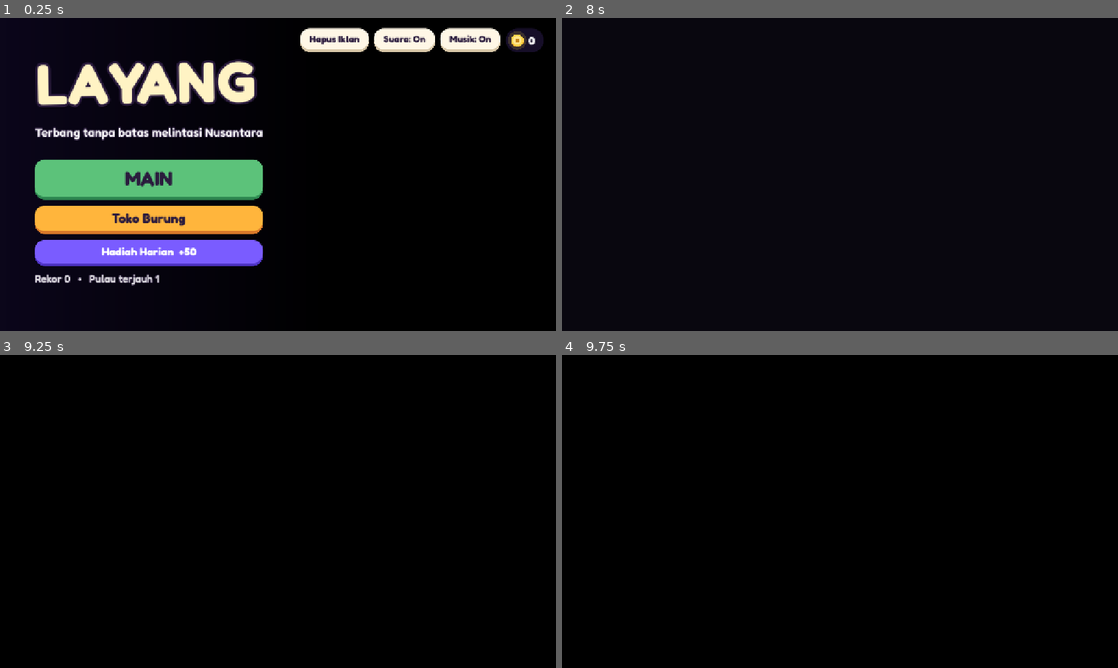
Above: before the commit, frames 1-4 (two rows, left to right).
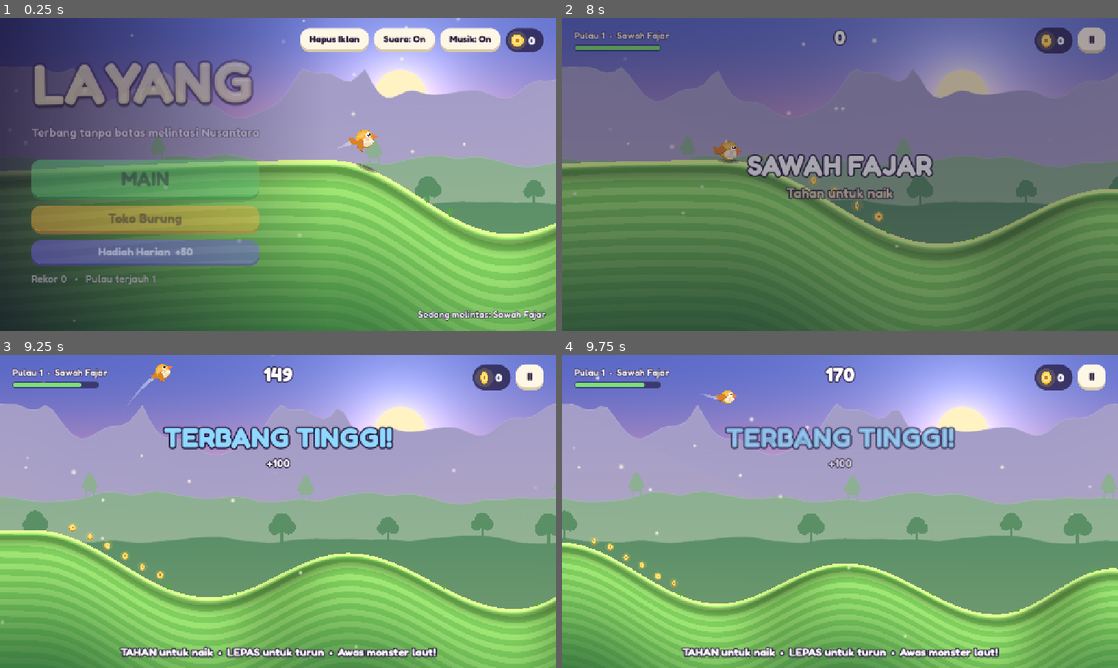
Above: after the commit, the same moments.

Repository: lutfidev/layang
Game: Godot game, scene res://scenes/main_menu.tscn
The game is run twice, just before and just after one commit, with the same random seed, the same clock (stepped at 60 frames per second) and the same inputs.
Inputs (mouse positions are in pixels of both pictures, inside the frame that each line leads up to):
- Up to frame 1 (0.25 s): no input
- Up to frame 2 (8 s): move the mouse to (962, 158) at 0.52 s; hold Up 0.53-1.28 s; hold Space (fly) 0.53-1.28 s; click (962, 158) at 0.67 s; move the mouse to (728, 190) at 1.27 s; tap Space (fly) every 1.5 s from 1.35 to 7.35 s; move the mouse to (895, 105) at 2.02 s; hold Space (fly) 2.03-2.78 s; hold Up 2.03-3.53 s; move the mouse to (812, 237) at 2.77 s; click (812, 237) at 2.92 s; move the mouse to (1006, 221) at 3.52 s; hold Space (fly) 3.53-4.28 s; move the mouse to (673, 127) at 4.27 s; move the mouse to (867, 174) at 5.02 s; hold Space (fly) 5.03-5.78 s; click (867, 174) at 5.17 s; move the mouse to (756, 96) at 5.77 s; hold Up from 5.78 s (still down); move the mouse to (962, 158) at 6.52 s; hold Space (fly) 6.53-7.28 s; move the mouse to (728, 190) at 7.27 s; click (728, 190) at 7.42 s
- Up to frame 3 (9.25 s): move the mouse to (333, 442) at 8.02 s; release Up at 8.03 s; hold Space (fly) 8.03-8.78 s; move the mouse to (250, 574) at 8.77 s; tap Space (fly) at 8.85 s
- Up to frame 4 (9.75 s): move the mouse to (1006, 558) at 9.52 s; hold Up from 9.53 s (still down); hold Space (fly) from 9.53 s (still down); click (1006, 558) at 9.67 s

The runs differ from the first frame. In frame 1, 97% of the frame differs, in the area x 0-100%, y 0-100%; in frame 2, 100%; in frame 3, 100%; in frame 4, 100%.
Error before the commit: Parse Error: Static function "wave_wall()" not found in base "Art". (res://scripts/world/wave.gd:130)

Commit message:
feat(world): 3D look for the curling wave

Diff:
--- a/scripts/world/art.gd
+++ b/scripts/world/art.gd
@@ -253,30 +253,6 @@
 		ellipse(ci, c, rx * k, ry * k, Color(0.05, 0.02, 0.12, alpha * 0.4), rot)
 
 
-## Launch lip marking: a bright band along the ground surface plus three pulsing chevrons
-## pointing up the ramp, so players read it as "touch here to be flung up".
-static func launch_ramp(ci: CanvasItem, surface: PackedVector2Array, col: Color, edge: Color, t: float) -> void:
-	if surface.size() < 2:
-		return
-	var band := PackedVector2Array(surface)
-	for i in range(surface.size() - 1, -1, -1):
-		band.append(surface[i] + Vector2(0, 26))
-	ci.draw_colored_polygon(band, col)
-	ci.draw_polyline(surface, edge, 4.0, true)
-	var n := surface.size()
-	for k in 3:
-		var u := fmod(t * 0.9 + k / 3.0, 1.0)
-		var i := clampi(int(u * (n - 1)), 0, n - 2)
-		var dir := (surface[i + 1] - surface[i]).normalized().rotated(-0.15)
-		var nrm := dir.orthogonal()
-		var a := sin(u * PI)
-		var tip := surface[i] + Vector2(0, -46) + dir * 30.0
-		var back := tip - dir * 50.0
-		# filled arrow head pointing up the ramp
-		var c := Color(1, 1, 1, 0.95 * a)
-		ci.draw_colored_polygon(PackedVector2Array([tip, back - nrm * 13.0, back + nrm * 13.0]), c)
-
-
 ## Bubbling foam on a bay's surface: the warning before a wave. `density` 0..1 grows as it nears.
 static func foam(ci: CanvasItem, x0: float, x1: float, y: float, density: float, t: float) -> void:
 	var n := int(6 + 18 * density)
@@ -290,43 +266,171 @@
 	ci.draw_line(Vector2(x0, y + 1.0), Vector2(x1, y + 1.0), Color(1, 1, 1, 0.5 + 0.4 * density), 5.0)
 
 
-## A standing beach wave: a rounded teal wall around `mid` whose foamy crest curls to the left
-## (towards the oncoming bird), plus a soft shadow at its foot.
-static func wave(ci: CanvasItem, mid: float, half_w: float, water_y: float, h: float, water: Color, foam_col: Color, t: float) -> void:
-	shadow(ci, Vector2(mid, water_y + 6.0), half_w * 1.6, 12.0, 0.35)
-	var top := water_y - h
-	var wob := sin(t * 3.0) * 4.0
-	# body: long gentle back slope on the right, steep curling face on the left
-	var pts := PackedVector2Array()
-	for i in 17:
-		var u := float(i) / 16.0                       # 0 = right foot, 1 = crest
-		var x := lerpf(mid + half_w * 2.2, mid + half_w * 0.1, u)
-		var y := lerpf(water_y + 4.0, top, 1.0 - pow(1.0 - u, 2.2)) + sin(t * 4.0 + u * 7.0) * 2.0
-		pts.append(Vector2(x, y))
-	# the curl: crest -> overhanging tip -> back under -> left foot (simple, non-crossing outline)
-	pts.append(Vector2(mid - half_w * 0.9, top + h * 0.25 + wob))
-	pts.append(Vector2(mid - half_w * 0.55, top + h * 0.42))
-	pts.append(Vector2(mid - half_w * 0.85, water_y + 4.0))
-	ci.draw_colored_polygon(pts, water)
-	# darker hollow under the curl
-	ci.draw_colored_polygon(PackedVector2Array([
-		Vector2(mid - half_w * 0.55, top + h * 0.42), Vector2(mid + half_w * 0.1, top + h * 0.3),
-		Vector2(mid + half_w * 0.5, water_y + 4.0), Vector2(mid - half_w * 0.85, water_y + 4.0)]), water.darkened(0.22))
-	var cc := Vector2(mid - half_w * 0.35, top + h * 0.12 + wob * 0.5)
-	var cr := h * 0.13
-	# lighter stripe on the back
-	for i in 3:
-		var y := lerpf(top + h * 0.3, water_y - 10.0, float(i) / 3.0)
-		ci.draw_line(Vector2(mid + half_w * (0.4 + i * 0.4), y), Vector2(mid + half_w * (0.9 + i * 0.45), y + 8.0), water.lightened(0.25), 4.0, true)
-	# foam along the crest and curl
-	for i in 11:
-		var ang := -PI * 0.1 - float(i) / 10.0 * PI
-		var p := cc + Vector2(cos(ang), sin(ang)) * Vector2(half_w * 0.6, cr)
-		ci.draw_circle(p, 12.0 - i * 0.5 + sin(t * 6.0 + i) * 1.5, foam_col)
-	ci.draw_circle(Vector2(mid - half_w * 0.9, top + h * 0.25 + wob), 8.0, foam_col)
-	for i in 6:
-		var u := fmod(t * 0.8 + i / 6.0, 1.0)
-		ci.draw_circle(Vector2(mid - half_w * 0.9 + u * half_w * 0.2, water_y - u * 30.0), 5.0 * (1.0 - u), Color(1, 1, 1, 0.8 * (1.0 - u)))
+## Left (face) edge of the curling wall at height y: straight above the tube mouth, then leaning
+## further out over the bird's side the higher it gets (the overhang under the curl).
+static func _wave_left(x0: float, y: float, crest_y: float, tube_top: float, over: float) -> float:
+	if y >= tube_top or crest_y >= tube_top - 1.0:
+		return x0
+	return x0 - over * pow((tube_top - y) / (tube_top - crest_y), 1.7)
+
+
+## Back edge of the wall: narrow at the crest, at x1 by the water (never past the hit column).
+static func _wave_right(x0: float, x1: float, y: float, crest_y: float, water_y: float) -> float:
+	var s := clampf((y - crest_y) / maxf(1.0, water_y - crest_y), 0.0, 1.0)
+	return lerpf(x1 - (x1 - x0) * 0.3, x1, sqrt(s))
+
+
+## Body colour at relative depth s (0 = crest, 1 = water line): bright and see-through at the top,
+## deep and dark at the foot, so the wall reads as a thick, round mass of water.
+static func _wave_col(s: float, water: Color, water_top: Color) -> Color:
+	if s < 0.3:
+		return water_top.lerp(Color.WHITE, 0.12).lerp(water.lightened(0.12), s / 0.3)
+	return water.lightened(0.12).lerp(water.darkened(0.42), (s - 0.3) / 0.7)
+
+
+## The giant curling beach wave, the part behind the bird: a fainter copy receding into the distance,
+## the graded wall with its overhanging face, the curl at the crest, highlights running up the face,
+## the dark tube under the curl (mouth rim on the left, light at the far end) and foam at its foot.
+static func wave_wall(ci: CanvasItem, x0: float, x1: float, water_y: float, crest_y: float, tube_top: float, water: Color, water_top: Color, t: float) -> void:
+	var h := water_y - crest_y
+	var over := minf(220.0, h * 0.12)
+	var formed := crest_y < tube_top - 40.0
+	var bands := 30
+	# depth: the same wall further away (up and to the right), paler, only above the tube's roof
+	if formed:
+		var off := Vector2(80.0, -70.0)
+		var far := water_top.lerp(Color(0.92, 0.97, 1.0), 0.45)
+		for k in bands:
+			var ya := lerpf(crest_y, tube_top, float(k) / bands)
+			var yb := lerpf(crest_y, tube_top, float(k + 1) / bands)
+			var pts := PackedVector2Array([
+				Vector2(_wave_left(x0, ya, crest_y, tube_top, over), ya) + off,
+				Vector2(_wave_right(x0, x1, ya, crest_y, water_y), ya) + off,
+				Vector2(_wave_right(x0, x1, yb, crest_y, water_y), yb) + off,
+				Vector2(_wave_left(x0, yb, crest_y, tube_top, over), yb) + off])
+			ci.draw_colored_polygon(pts, Color(far, 0.55 - 0.3 * float(k) / bands))
+	shadow(ci, Vector2((x0 + x1) * 0.5, water_y + 8.0), (x1 - x0) * 0.9, 14.0, 0.4)
+	# the wall, band by band with a vertical gradient
+	for k in bands:
+		var ya := lerpf(crest_y, water_y + 6.0, float(k) / bands)
+		var yb := lerpf(crest_y, water_y + 6.0, float(k + 1) / bands)
+		var ca := _wave_col(float(k) / bands, water, water_top)
+		var cb := _wave_col(float(k + 1) / bands, water, water_top)
+		ci.draw_polygon(PackedVector2Array([
+			Vector2(_wave_left(x0, ya, crest_y, tube_top, over), ya),
+			Vector2(_wave_right(x0, x1, ya, crest_y, water_y), ya),
+			Vector2(_wave_right(x0, x1, yb, crest_y, water_y), yb),
+			Vector2(_wave_left(x0, yb, crest_y, tube_top, over), yb)]),
+			PackedColorArray([ca, ca, cb, cb]))
+	# shading on the back: the wall is round, so its far side turns away from the light
+	for k in 4:
+		var y := lerpf(crest_y + h * 0.1, water_y - 20.0, float(k) / 4.0)
+		var xr := _wave_right(x0, x1, y, crest_y, water_y)
+		ci.draw_line(Vector2(xr - 10.0 - k * 2.0, y), Vector2(xr - 10.0 - k * 2.0, y + h * 0.2), Color(0, 0, 0.1, 0.06), 18.0)
+	# highlights that run up the face, following its lean
+	if formed:
+		for k in 6:
+			var u := fmod(t * 0.3 + k * 0.29, 1.0)
+			var yc := lerpf(tube_top - 30.0, crest_y + h * 0.12, u)
+			var line := PackedVector2Array()
+			for j in 9:
+				var y := yc - 70.0 + j * 17.5
+				if y > tube_top - 10.0 or y < crest_y + 20.0:
+					continue
+				line.append(Vector2(_wave_left(x0, y, crest_y, tube_top, over) + 14.0 + k * 19.0, y))
+			if line.size() >= 2:
+				ci.draw_polyline(line, Color(1, 1, 1, 0.3 * sin(PI * u)), 4.0, true)
+	# the curl at the crest: a solid hook of water with a hollow and a foam rim, hanging towards the bird
+	var r := clampf(h * 0.07, 16.0, 110.0)
+	var cc := Vector2(_wave_left(x0, crest_y, crest_y, tube_top, over) + r * 0.9, crest_y + r)
+	ellipse(ci, cc, r * 1.05, r, water_top.lerp(Color.WHITE, 0.1))
+	ellipse(ci, cc + Vector2(r * 0.15, r * 0.1), r * 0.55, r * 0.5, water.darkened(0.3))
+	for i in 14:
+		var a := -PI * 0.5 - float(i) / 13.0 * PI * 1.15
+		var p := cc + Vector2(cos(a), sin(a)) * r * 1.02
+		ci.draw_circle(p, r * (0.24 - i * 0.008) + sin(t * 6.0 + i) * 1.5, Color.WHITE)
+	# foam cap along the crest line
+	var xa := cc.x
+	var xb := _wave_right(x0, x1, crest_y, crest_y, water_y)
+	for i in 8:
+		var u := float(i) / 7.0
+		ci.draw_circle(Vector2(lerpf(xa, xb, u), crest_y + 4.0 + sin(t * 5.0 + i) * 2.0), r * 0.22 * (1.0 - u * 0.5), Color(1, 1, 1, 0.9))
+	# the tube under the curl
+	if formed:
+		var cy := (tube_top + water_y) * 0.5
+		var ry := (water_y - tube_top) * 0.5
+		var xm := (x0 + x1) * 0.5
+		var c_in := water.darkened(0.25)
+		var c_deep := water.darkened(0.55)
+		var c_end := water_top.lerp(Color.WHITE, 0.25)
+		ci.draw_polygon(PackedVector2Array([Vector2(x0, tube_top), Vector2(xm, tube_top), Vector2(xm, water_y), Vector2(x0, water_y)]),
+			PackedColorArray([c_in, c_deep, c_deep, c_in]))
+		ci.draw_polygon(PackedVector2Array([Vector2(xm, tube_top), Vector2(x1, tube_top), Vector2(x1, water_y), Vector2(xm, water_y)]),
+			PackedColorArray([c_deep, c_end, c_end, c_deep]))
+		# rings of spinning water inside the tube (they make it read as a cylinder)
+		for k in 6:
+			var u := fmod(float(k) / 6.0 - t * 0.55 + 10.0, 1.0)
+			var x := lerpf(x0 + 8.0, x1 - 8.0, u)
+			var arc := PackedVector2Array()
+			for j in 13:
+				var a := -PI * 0.5 + float(j) / 12.0 * PI
+				arc.append(Vector2(x + cos(a) * 16.0, cy + sin(a) * ry * 0.94))
+			ci.draw_polyline(arc, Color(water_top, 0.22 * sin(PI * u)), 5.0, true)
+		# light at the far end of the tube
+		ellipse(ci, Vector2(x1, cy), 26.0, ry * 0.86, Color(1, 1, 1, 0.22))
+		ellipse(ci, Vector2(x1, cy), 14.0, ry * 0.6, Color(1, 1, 1, 0.25))
+		# the mouth's rim on the bird's side
+		var rim := PackedVector2Array()
+		for j in 17:
+			var a := PI * 0.5 + float(j) / 16.0 * PI
+			rim.append(Vector2(x0 + 6.0 + cos(a) * 26.0, cy + sin(a) * ry))
+		ci.draw_polyline(rim, Color(water_top.lerp(Color.WHITE, 0.4), 0.85), 8.0, true)
+	# churning foam at the wall's foot
+	for i in 12:
+		var u := float(i) / 11.0
+		var x := lerpf(x0 - 30.0, x1 + 20.0, u) + sin(t * 2.5 + i * 1.3) * 6.0
+		ci.draw_circle(Vector2(x, water_y - 2.0 + sin(t * 4.0 + i) * 3.0), 10.0 + 4.0 * sin(t * 3.0 + i * 2.0), Color(1, 1, 1, 0.85))
+
+
+## The part of the curling wave in front of the bird: the thick foamy lip rolling along the tube's
+## roof (its lower edge is the deadly line), a faint glaze of water over the tube so the bird looks
+## inside it, drops falling off the lip at the mouth and spray spitting out of the far end.
+static func wave_lip(ci: CanvasItem, x0: float, x1: float, water_y: float, crest_y: float, tube_top: float, water: Color, water_top: Color, t: float) -> void:
+	if crest_y >= tube_top - 40.0:
+		return
+	var ry := (water_y - tube_top) * 0.5
+	var cy := tube_top + ry
+	ci.draw_rect(Rect2(x0, tube_top, x1 - x0, water_y - tube_top), Color(water_top, 0.1))
+	# the lip: a rolled band, bright on top, foam along its lower edge
+	var top := PackedVector2Array()
+	var bot := PackedVector2Array()
+	var n := 14
+	for i in n + 1:
+		var x := lerpf(x0 - 34.0, x1 + 8.0, float(i) / n)
+		top.append(Vector2(x, tube_top - 48.0 + sin(t * 3.0 + i * 0.8) * 3.0))
+		bot.append(Vector2(x, tube_top - 8.0))
+	var band := top.duplicate()
+	var cols := PackedColorArray()
+	for i in top.size():
+		cols.append(water_top.lerp(Color.WHITE, 0.2))
+	for i in range(bot.size() - 1, -1, -1):
+		band.append(bot[i])
+		cols.append(water.lightened(0.05))
+	ci.draw_polygon(band, cols)
+	for i in n + 1:
+		var p := bot[i]
+		ci.draw_circle(p + Vector2(sin(t * 5.0 + i) * 3.0, -2.0), 11.0 + sin(t * 7.0 + i * 1.9) * 2.0, Color.WHITE)
+	ci.draw_polyline(top, Color(1, 1, 1, 0.7), 4.0, true)
+	# drops falling off the lip at the mouth
+	for k in 7:
+		var u := fmod(t * 1.3 + k / 7.0, 1.0)
+		var p := Vector2(x0 - 28.0 + sin(k * 2.1) * 10.0, tube_top - 4.0 + u * 110.0)
+		ci.draw_circle(p, 6.0 * (1.0 - u * 0.7), Color(1, 1, 1, 0.8 * (1.0 - u)))
+	# spray spitting out of the far end of the tube
+	for k in 12:
+		var u := fmod(t * 1.1 + k * 0.137, 1.0)
+		var p := Vector2(x1 + u * 170.0, cy + sin(k * 2.3) * ry * 0.6 - u * 50.0)
+		ci.draw_circle(p, 8.0 * (1.0 - u), Color(1, 1, 1, 0.7 * (1.0 - u)))
 
 
 static func kite(ci: CanvasItem, c: Vector2, hw: float, hh: float, col: Color, accent: Color) -> void:
